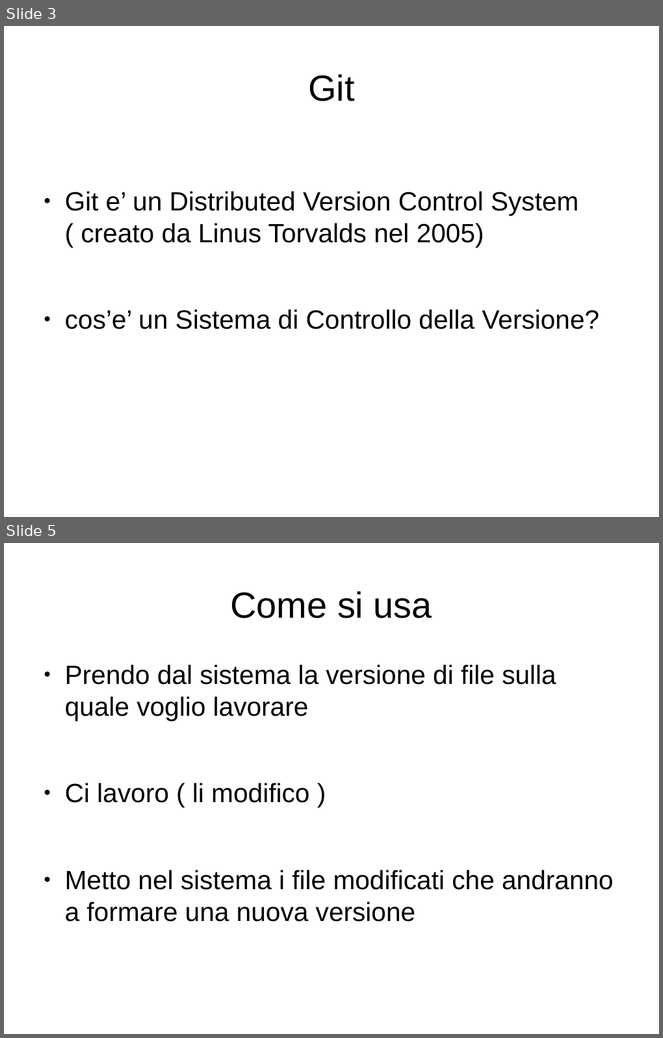
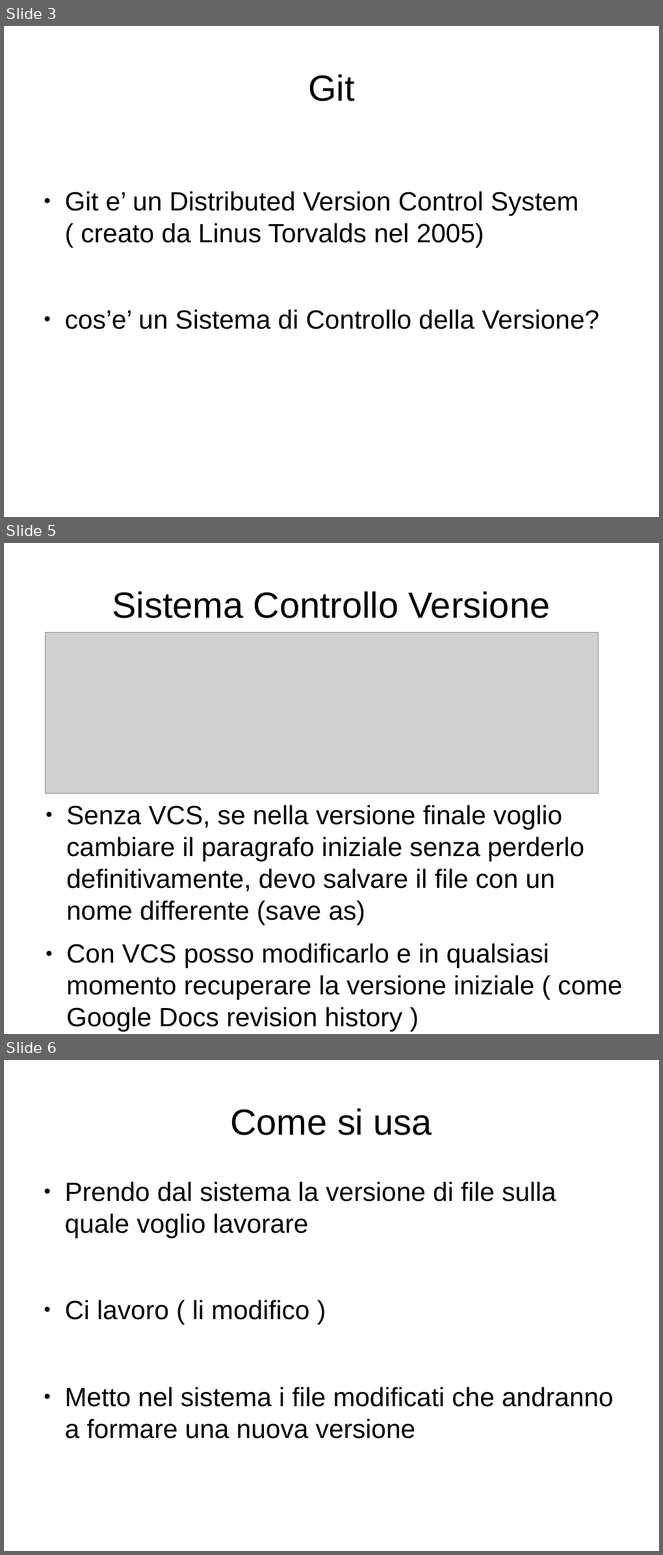
Before and after one commit to lucamariani/corso_diapositive, a slide deck: lez1.odp. Shown one above the other, each under a label of ours: slides 3 and 5 before the commit, slides 3, 5 and 6 after it; the slides between them are not shown. The pictures are 663x1038 and 663x1555 pixels, drawn with LibreOffice and Linux fonts; fonts in the diff are those of the drawing; grey boxes stand for pictures. Boxes give left, top, right and bottom in pixels: in the first picture for what was removed or moved away, otherwise in the second. Text is boxed around its words. In the diff, an @@ line names an element or a change of style, - is before the commit and + after.

```diff
--- a/lez1.odp
+++ b/lez1.odp
@@ slide 5 added at [4, 543, 659, 1034], background #FFFFFF @@
@@ title added at [113, 591, 550, 618], 44 pt, text #000000 @@
+Sistema Controllo Versione
@@ picture added at [46, 632, 599, 794] @@
@@ text added at [66, 805, 622, 1000], 32 pt, text #000000 @@
+● Senza VCS, se nella versione finale voglio cambiare il paragrafo iniziale senza perderlo definitivamente, devo salvare il file con un nome differente (save as)
+● Con VCS posso modificarlo e in qualsiasi momento recuperare la versione iniziale ( come Google Docs revision history )
@@ what was slide 5 is now slide 6 @@
```
Also in this commit, not shown: 3 slides changed, 2 other slides added.
